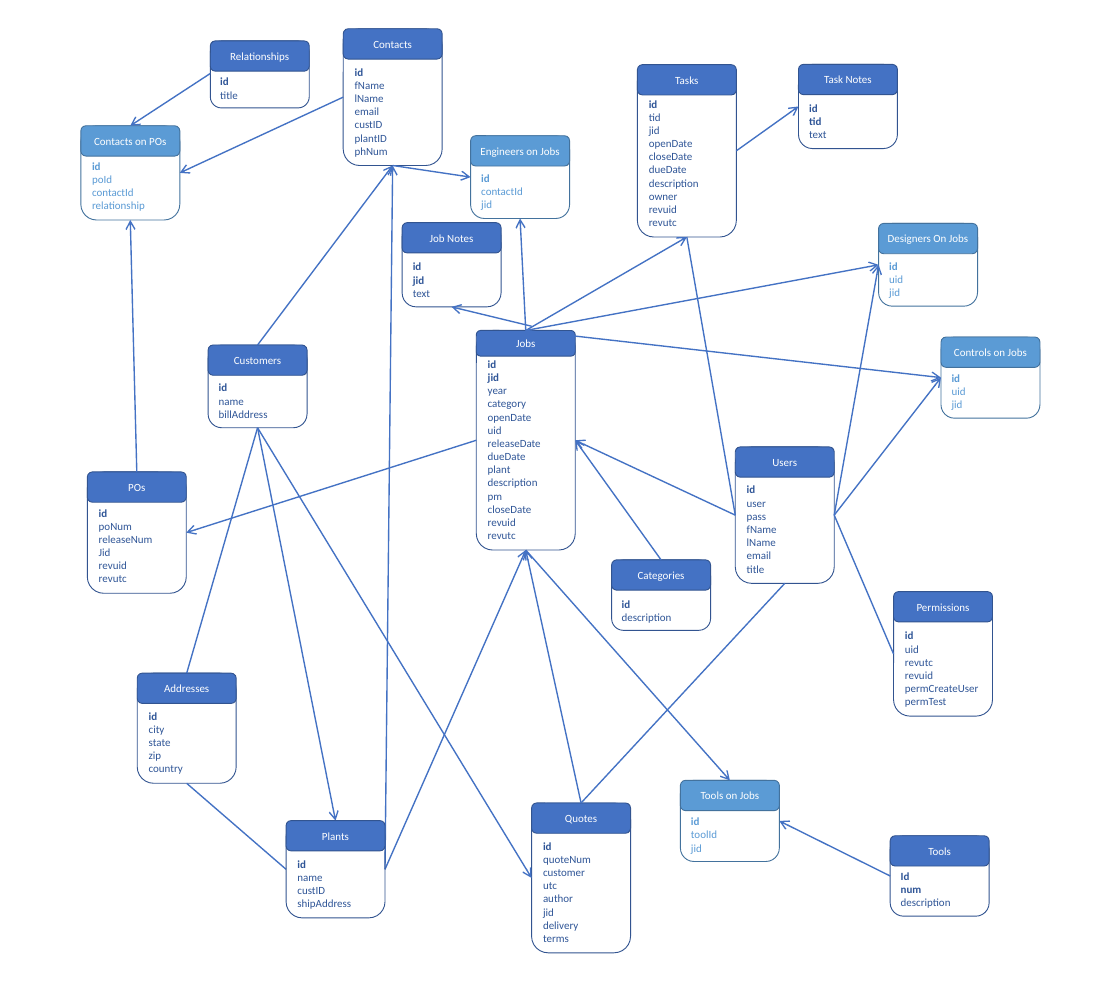
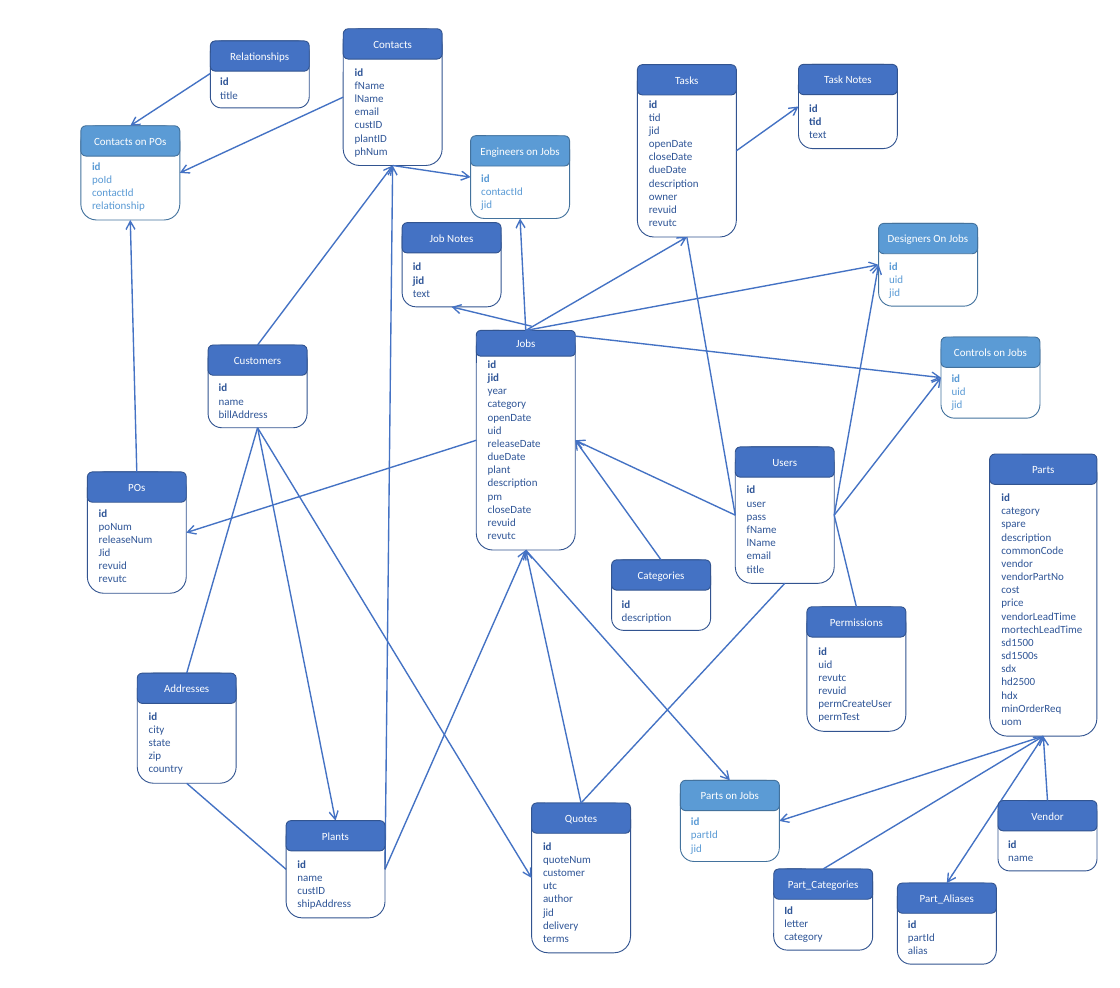
Before and after one commit to thekakester/mortechjobs, a slide deck: slide 1 of sql-tables.pptx. Drawn at 1120x988 pixels with LibreOffice and Linux fonts; fonts in the diff are those of the drawing. Boxes give left, top, right and bottom in pixels: in the first picture for what was removed or moved away, otherwise in the second. Text is boxed around its words. In the diff, an @@ line names an element or a change of style, - is before the commit and + after.

```diff
--- a/sql-tables.pptx
+++ b/sql-tables.pptx
@@ rounded rectangle "id": place and size @@
-rounded rectangle "id" at [890,836,989,916]
+rounded rectangle "id" at [990,455,1097,736]
@@ rounded rectangle added at [990,454,1097,484], fill #4472C4, outline #325491 1 pt, 12 pt, text #FFFFFF @@
+Parts
@@ text in rounded rectangle at [1001,493,1039,529]: text changed; bold off @@
-Id
-num
+id
+category
+spare
@@ line moved from (834, 515) - (893, 654) to (834, 515) - (856, 607) @@
@@ text in rounded rectangle at [1001,546,1082,725]: paragraphs added @@
+commonCode
+vendor
+vendorPartNo
+cost
+price
+vendorLeadTime
+mortechLeadTime
+sd1500
+sd1500s
+sdx
+hd2500
+hdx
+minOrderReq
+uom
@@ rounded rectangle "id": place and size @@
-rounded rectangle "id" at [893,592,992,716]
+rounded rectangle "id" at [807,607,906,731]
@@ rounded rectangle "Permissions": place and size @@
-rounded rectangle "Permissions" at [893,592,992,622]
+rounded rectangle "Permissions" at [807,607,906,637]
@@ arrow moved from (890, 876) - (779, 821) to (1044, 737) - (779, 821) @@
@@ arrow added from (824, 869) to (1044, 737), #4472C4 1.5 pt @@
@@ arrow added from (1044, 737) to (947, 883), #4472C4 1.5 pt @@
@@ arrow added from (1048, 800) to (1044, 737), #4472C4 1.5 pt @@
@@ text in rounded rectangle at [701,791,759,799]: text changed @@
-Tools on Jobs
+Parts on Jobs
@@ rounded rectangle added at [998,800,1097,871], outline #325491 1 pt, 12 pt, text #2F5597 @@
+id
+name
@@ rounded rectangle added at [998,800,1097,831], fill #4472C4, outline #325491 1 pt, 12 pt, text #FFFFFF @@
+Vendor
@@ text in rounded rectangle at [691,830,718,840]: text changed @@
-toolId
+partId
@@ rounded rectangle removed at [890,836,989,866] @@
-Tools
@@ rounded rectangle added at [773,869,872,950], outline #325491 1 pt, 12 pt, text #2F5597 @@
+Id
+letter
+category
@@ rounded rectangle added at [773,869,872,899], fill #4472C4, outline #325491 1 pt, 12 pt, text #FFFFFF @@
+Part_Categories
@@ rounded rectangle added at [897,883,996,965], outline #325491 1 pt, 12 pt, text #2F5597 @@
+id
+partId
+alias
@@ rounded rectangle added at [897,883,996,914], fill #4472C4, outline #325491 1 pt, 12 pt, text #FFFFFF @@
+Part_Aliases
```
Also in this commit, not shown: 17 other slides changed, 3 slides added, 44 other files.
